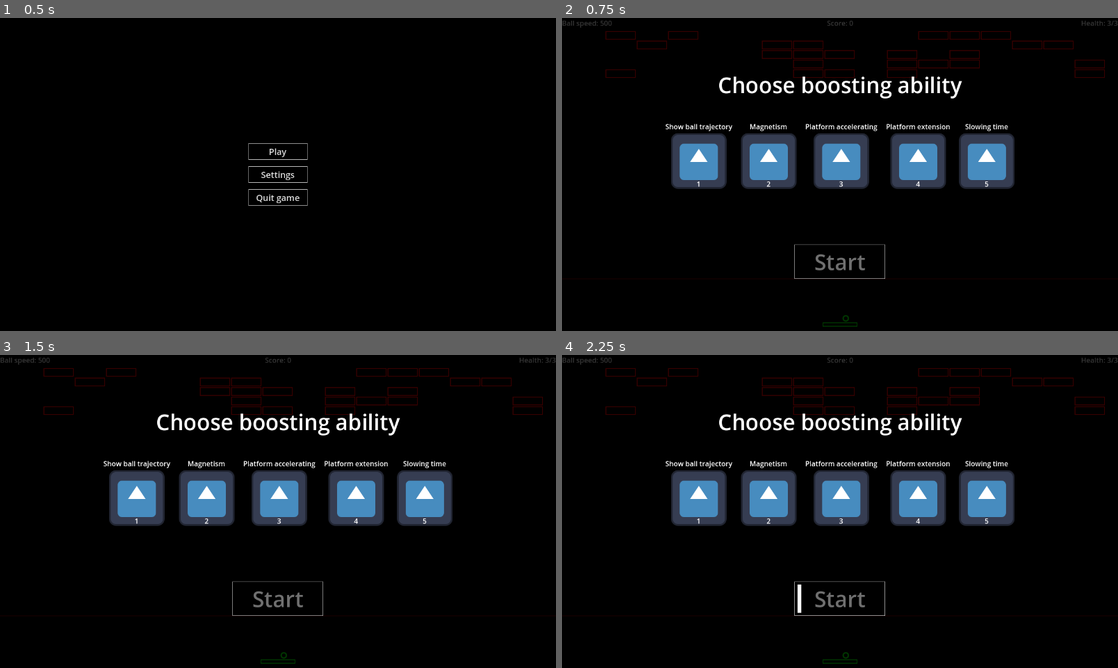
Above: before the commit, frames 1-4 (two rows, left to right).
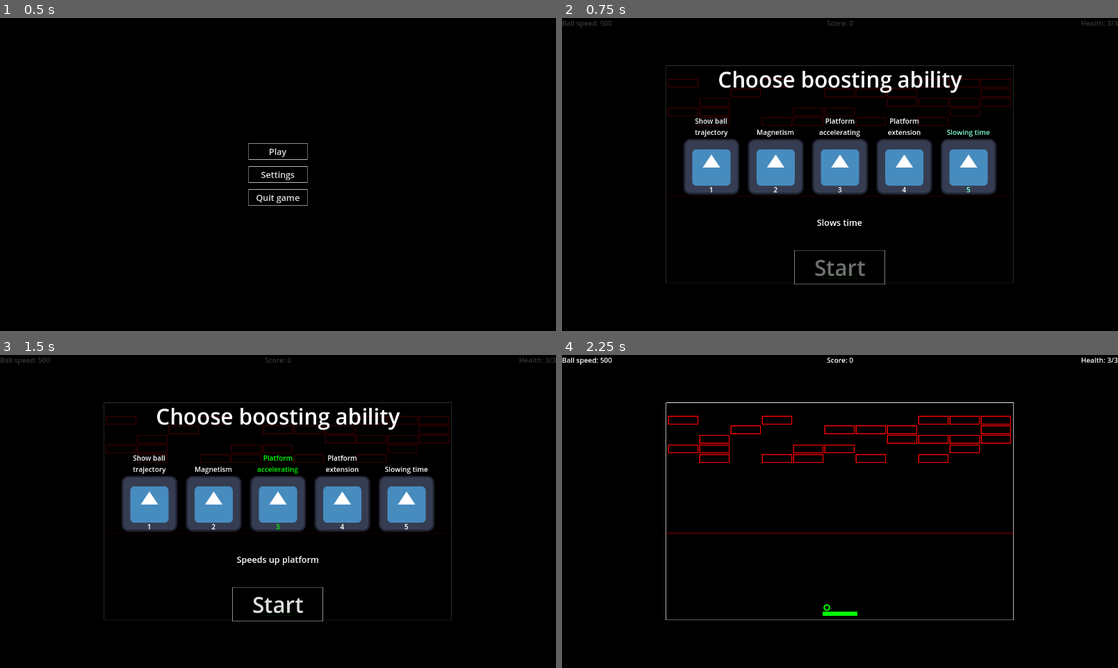
Above: after the commit, the same moments.

Repository: Germenzi/Infinitoid
Game: Godot game, scene res://main.tscn
The game is run twice, just before and just after one commit, with the same random seed, the same clock (stepped at 60 frames per second) and the same inputs. The engine's default icon, where the game draws it, is replaced by a stand-in: a white triangle on a blue panel in a dark square.
Inputs (mouse positions are in pixels of both pictures, inside the frame that each line leads up to):
- Up to frame 1 (0.5 s): no input
- Up to frame 2 (0.75 s): click "Play" at 0.5 s
- Up to frame 3 (1.5 s): tap Enter at 1.25 s; drag from (278, 492) to (333, 442) at 1.27 s
- Up to frame 4 (2.25 s): click (840, 605) at 2 s, where only the run after the commit has a clickable "Start"

Frame 1 is identical in both runs. In frame 2, 13% of the frame differs, in the area x 7-98%, y 4-99%; in frame 3, 13%; in frame 4, 14%, in the area x 0-100%, y 0-99%.

Commit message:
Visual and UI improvements

Diff:
--- a/project.godot
+++ b/project.godot
@@ -26,8 +26,6 @@
 
 window/size/viewport_width=1280
 window/size/viewport_height=720
-window/stretch/mode="viewport"
-window/stretch/aspect="expand"
 
 [editor_plugins]
 
@@ -72,6 +70,11 @@
 "events": [Object(InputEventKey,"resource_local_to_scene":false,"resource_name":"","device":-1,"window_id":0,"alt_press …(192 unchanged characters)…
 ]
 }
+mouse_left={
+"deadzone": 0.5,
+"events": [Object(InputEventMouseButton,"resource_local_to_scene":false,"resource_name":"","device":-1,"window_id":0,"alt_pressed":false,"shift_pressed":false,"ctrl_pressed":false,"meta_pressed":false,"button_mask":1,"position":Vector2(92, 14),"global_position":Vector2(101, 60),"factor":1.0,"button_index":1,"canceled":false,"pressed":true,"double_click":false,"script":null)
+]
+}
 
 [rendering]
 
--- a/scenes/ability_list_ui_entry.tscn
+++ b/scenes/ability_list_ui_entry.tscn
@@ -55,19 +55,23 @@
 anchor_bottom = 1.0
 grow_horizontal = 2
 grow_vertical = 2
+alignment = 2
 script = SubResource("GDScript_whi16")
 
 [node name="Name" type="Label" parent="."]
 unique_name_in_owner = true
+custom_minimum_size = Vector2(0, 20)
 layout_mode = 2
+size_flags_vertical = 8
 text = "Ability name"
 horizontal_alignment = 1
 vertical_alignment = 1
+autowrap_mode = 3
 
 [node name="Icon" type="TextureRect" parent="."]
 unique_name_in_owner = true
 layout_mode = 2
-size_flags_vertical = 3
+size_flags_vertical = 8
 theme = ExtResource("1_i1g2y")
 texture = ExtResource("2_2janw")
 stretch_mode = 5
@@ -86,16 +90,3 @@
 grow_horizontal = 2
 grow_vertical = 0
 horizontal_alignment = 1
-
-[node name="SelectedMarker" type="ColorRect" parent="."]
-unique_name_in_owner = true
-visible = false
-custom_minimum_size = Vector2(0, 5)
-layout_mode = 2
-color = Color(0, 1, 0, 1)
-
-[node name="SelectionMarker" type="ColorRect" parent="."]
-unique_name_in_owner = true
-visible = false
-custom_minimum_size = Vector2(0, 5)
-layout_mode = 2
--- a/scenes/arcanoid_game.tscn
+++ b/scenes/arcanoid_game.tscn
@@ -11,10 +11,22 @@
 @onready
 var _game_state : GameState = %GameState
 
+func _ready() -> void:
+	get_tree().root.size_changed.connect(_on_viewport_size_changed)
+	_on_viewport_size_changed()
+
+
 func _process(delta: float) -> void:
 	queue_redraw()
 
+
 func _draw() -> void:
+	draw_rect(Rect2(Vector2.ZERO, _game_state.playing_area_size), Color.WHITE, false)
+
+	draw_line(Vector2(0, _game_state.blocks_deadline_height),
+		Vector2(_game_state.playing_area_size.x, _game_state.blocks_deadline_height),
+		Color(_game_state.block_color, 0.3), _game_state.block_draw_width, true)
+
 	draw_circle(_game_state.ball_position,
 		_game_state.ball_radius-_game_state.ball_draw_width/2.0,
 		_game_state.ball_color, false, _game_state.ball_draw_width, true)
@@ -28,9 +40,13 @@
 		_game_state.block_color, false, _game_state.block_draw_width, false
 		)
 
-	draw_line(_game_state.playing_area_rect.position+Vector2(0, _game_state.blocks_deadline_height),
-		_game_state.playing_area_rect.position+Vector2(_game_state.playing_area_rect.size.x, _game_state.blocks_deadline_height),
-		Color(_game_state.block_color, 0.3), _game_state.block_draw_width, true)
+
+func _on_viewport_size_changed() -> void:
+	var viewport_center : Vector2 = get_tree().root.size / 2
+	var playing_area_center : Vector2 = position + _game_state.playing_area_size / 2.0
+
+	var diff : Vector2 = viewport_center - playing_area_center
+	position += diff
 "
 
 [sub_resource type="GDScript" id="GDScript_ypwq7"]
@@ -58,9 +74,8 @@
 
 func _on_state_game_starting() -> void:
 	_game_state.platform_rect.position = Vector2(
-		_game_state.playing_area_rect.position.x+_game_state.playing_area_rect.size.x/2.0 -_game_state.platform_rect.size.x/2.0,
-		_game_state.playing_area_rect.end.y-_game_state.platform_height-_game_state.platform_rect.size.y)
-	print(_game_state.playing_area_rect)
+		_game_state.playing_area_size.x/2.0 -_game_state.platform_rect.size.x/2.0,
+		_game_state.playing_area_size.y-_game_state.platform_height-_game_state.platform_rect.size.y)
 	_place_ball_to_launch_position()
 	for i:int in _game_state.initial_block_rows:
 		_spawn_blocks_layer()
@@ -113,7 +128,9 @@
 		if chosen_ability != null:
 				chosen_ability.deactivate()
 
-	var playing_area_limiter_rect : Rect2 = _game_state.playing_area_rect.grow(-_game_state.ball_radius*2)
+	var playing_area_limiter_rect : Rect2 = Rect2(
+		Vector2.ZERO, _game_state.playing_area_size
+	).grow(-_game_state.ball_radius*2)
 	var platform_rect : Rect2 = _game_state.platform_rect
 
 	var old_ball_position : Vector2 = _game_state.ball_position
@@ -185,18 +202,18 @@
 				banned_rects_sides = ArcanoidGeometry.RectGroupBannedSides.new()
 
 	# hardcoded bugfix, when ball super rarely just ignore walls
-	if not _game_state.playing_area_rect.grow(-_game_state.ball_radius).has_point(_game_state.ball_position):
-		if _game_state.ball_position.x <= _game_state.playing_area_rect.position.x:
-			_game_state.ball_position.x = _game_state.playing_area_rect.position.x + _game_state.ball_radius + 4.0
+	if not Rect2(Vector2.ZERO, _game_state.playing_area_size).grow(-_game_state.ball_radius).has_point(_game_state.ball_position):
+		if _game_state.ball_position.x <= 0.0:
+			_game_state.ball_position.x = 0.0 + _game_state.ball_radius + 4.0
 			_game_state.ball_velocity.x *= -1
-		elif  _game_state.ball_position.x >= _game_state.playing_area_rect.end.x:
-			_game_state.ball_position.x = _game_state.playing_area_rect.end.x - _game_state.ball_radius - 4.0
+		elif  _game_state.ball_position.x >= _game_state.playing_area_size.x:
+			_game_state.ball_position.x = _game_state.playing_area_size.x - _game_state.ball_radius - 4.0
 			_game_state.ball_velocity.x *= -1
 
-		if _game_state.ball_position.y <= _game_state.playing_area_rect.position.y:
+		if _game_state.ball_position.y <= 0.0:
 			_game_state.ball_velocity.y *= -1
-			_game_state.ball_position.y = _game_state.playing_area_rect.position.y + _game_state.ball_radius + 4.0
-		elif _game_state.ball_position.y >= _game_state.playing_area_rect.end.y:
+			_game_state.ball_position.y = 0.0 + _game_state.ball_radius + 4.0
+		elif _game_state.ball_position.y >= _game_state.playing_area_size.y:
 			_on_ball_falled()
 		print(\"TRUTEN\")
 
@@ -211,10 +228,10 @@
 	var platform_speed_input : float = Input.get_axis(\"platform_left\", \"platform_right\")
 
 	_game_state.platform_rect.position.x += _game_state.platform_speed*delta*platform_speed_input
-	if _game_state.platform_rect.end.x > _game_state.playing_area_rect.end.x:
-		_game_state.platform_rect.position.x = _game_state.playing_area_rect.end.x-_game_state.platform_rect.size.x
-	elif _game_state.platform_rect.position.x < _game_state.playing_area_rect.position.x:
-		_game_state.platform_rect.position.x = _game_state.playing_area_rect.position.x
+	if _game_state.platform_rect.end.x > _game_state.playing_area_size.x:
+		_game_state.platform_rect.position.x = _game_state.playing_area_size.x-_game_state.platform_rect.size.x
+	elif _game_state.platform_rect.position.x < 0.0:
+		_game_state.platform_rect.position.x = 0.0
 
 
 
@@ -227,7 +244,7 @@
 
 	var spawned_columns : Array[int] = []
 	var spawn_count : int = min(_game_state.blocks_spawn_count, _game_state.blocks_columns)
-	var x_offset : float = (_game_state.playing_area_rect.size.x - \\
+	var x_offset : float = (_game_state.playing_area_size.x - \\
 			(_game_state.block_size.x+_game_state.blocks_columns_gap)*_game_state.blocks_columns)/2.0
 
 	for i:int in spawn_count:
@@ -235,7 +252,6 @@
 		while column in spawned_columns: column = randi()%_game_state.blocks_columns
 		spawned_columns.append(column)
 		var new_block : Rect2 = Rect2(
-			_game_state.playing_area_rect.position + \\
 				Vector2(_game_state.block_size.x+_game_state.blocks_columns_gap, 0.0)*column + \\
 				Vector2(x_offset, _game_state.top_row_gap),
 			_game_state.block_size
@@ -477,7 +493,7 @@
 block_rows_gap = 2.0
 blocks_columns_gap = 2.0
 initial_block_spawn_amount = 5
-blocks_deadline_height = 600.0
+blocks_deadline_height = 300.0
 top_row_gap = 30.0
 
 [node name="GUI" type="CanvasLayer" parent="."]
--- a/scenes/game_starting_ui.tscn
+++ b/scenes/game_starting_ui.tscn
@@ -26,6 +26,7 @@
 var _last_focused_ability : int = _focused_ability
 var _selected_ability : int = -1
 var _is_selecting_ability : bool = true
+var _mouse_idx : int = -1
 
 func _ready() -> void:
 	var i : int = 1
@@ -36,6 +37,16 @@
 			ability_info.ability_texture if ability_info.ability_texture else GameAbilitiesNamespace.ABILITY_FALLBACK_ICON)
 		entry.ability_info = ability_info
 		add_child(entry)
+
+		entry.mouse_entered.connect(func():
+			unhover_abilities()
+			hover_ability(i-1)
+			_mouse_idx = i-1)
+
+		entry.mouse_exited.connect(func():
+			unhover_abilities()
+			if _mouse_idx == i-1:
+				_mouse_idx = -1)
 		i += 1
 
 
@@ -43,21 +54,18 @@
 	if get_child_count() == 0:
 		return
 
+	if event.is_action_pressed(\"mouse_left\"):
+		if _mouse_idx != -1:
+			deselect_abilities()
+			select_ability(_mouse_idx)
+
 	if event.is_action_pressed(\"ability_selecting_next\") and _is_selecting_ability:
-		if _focused_ability == -1:
-			_focused_ability = 0
-		else:
-			_focused_ability = (_focused_ability+1)%get_child_count()
 		unhover_abilities()
-		hover_ability(_focused_ability)
+		hover_ability((_focused_ability+1)%get_child_count())
 
 	if event.is_action_pressed(\"ability_selecting_prev\") and _is_selecting_ability:
-		if _focused_ability == -1:
-			_focused_ability = 0
-		else:
-			_focused_ability = ((_focused_ability-1) + get_child_count()) % get_child_count()
 		unhover_abilities()
-		hover_ability(_focused_ability)
+		hover_ability(((max(_focused_ability, 0)-1) + get_child_count()) % get_child_count())
 
 	if event.is_action_pressed(\"platform_launch_ball\") and _is_selecting_ability:
 		if _focused_ability != -1:
@@ -73,8 +81,8 @@
 
 
 func select_ability(idx:int) -> void:
-	(get_child(_focused_ability) as AbilityListEntry).set_mark_as_selected(true)
-	_selected_ability = _focused_ability
+	_selected_ability = idx
+	(get_child(idx) as AbilityListEntry).set_mark_as_selected(true)
 	(%StartButton as Button).disabled = false
 
 
@@ -83,9 +91,10 @@
 
 
 func hover_ability(idx:int) -> void:
+	_focused_ability = idx
 	_last_focused_ability = idx
-	(get_child(_focused_ability) as AbilityListEntry).set_mark_as_selecting(true)
-	(%DescriptionLabel as Label).text = (get_child(_focused_ability) as AbilityListEntry).ability_info.description
+	(get_child(idx) as AbilityListEntry).set_mark_as_selecting(true)
+	(%DescriptionLabel as Label).text = (get_child(idx) as AbilityListEntry).ability_info.description
 
 
 func unhover_abilities() -> void:
@@ -108,8 +117,9 @@
 
 func _on_start_button_focus_exited() -> void:
 	_is_selecting_ability = true
-	_focused_ability = _last_focused_ability
-	hover_ability(_focused_ability)
+	if _last_focused_ability != -1:
+		_focused_ability = _last_focused_ability
+		hover_ability(_focused_ability)
 
 
 func _on_start_button_pressed() -> void:
--- a/scripts/GameState.gd
+++ b/scripts/GameState.gd
@@ -11,6 +11,9 @@
 
 @export_range(1, 10000)
 var maximum_health : int = 3
+
+@export
+var playing_area_size : Vector2 = Vector2(800, 500)
 
 @export_category("Ball")
 @export_range(2.0, 200.0)
@@ -73,8 +76,6 @@
 @export
 var platform_color : Color = Color.GREEN
 
-var playing_area_rect : Rect2
-
 var state_machine : StateMachine = StateMachine.new()
 
 var platform_speed : float
@@ -98,9 +99,7 @@
 	platform_speed = initial_platform_speed
 	platform_rect = Rect2(Vector2.ZERO, initial_platform_size)
 
-	playing_area_rect = Rect2(Vector2.ZERO, get_tree().root.content_scale_size)
-
-	blocks_columns = playing_area_rect.size.x / (block_size.x + blocks_columns_gap)
+	blocks_columns = playing_area_size.x / (block_size.x + blocks_columns_gap)
 	blocks_spawn_count = initial_block_spawn_amount
 
 	health = maximum_health
Not shown: 1 places in scenes/game_starting_ui.tscn that only renumber resources
